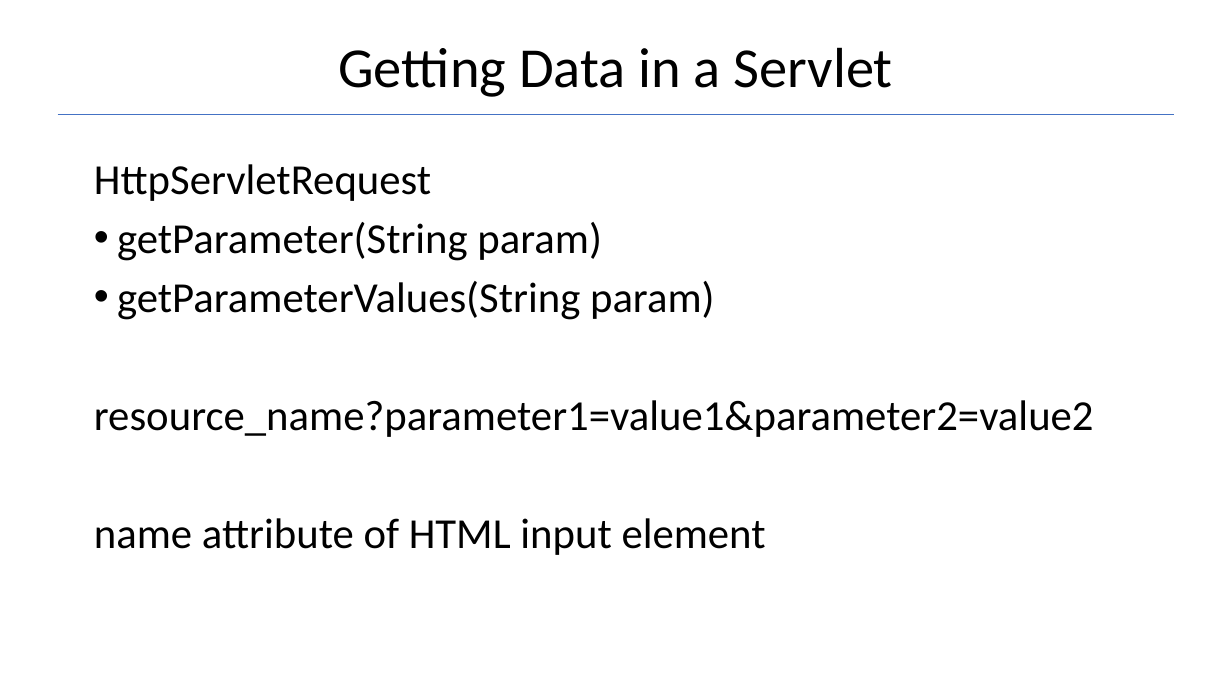
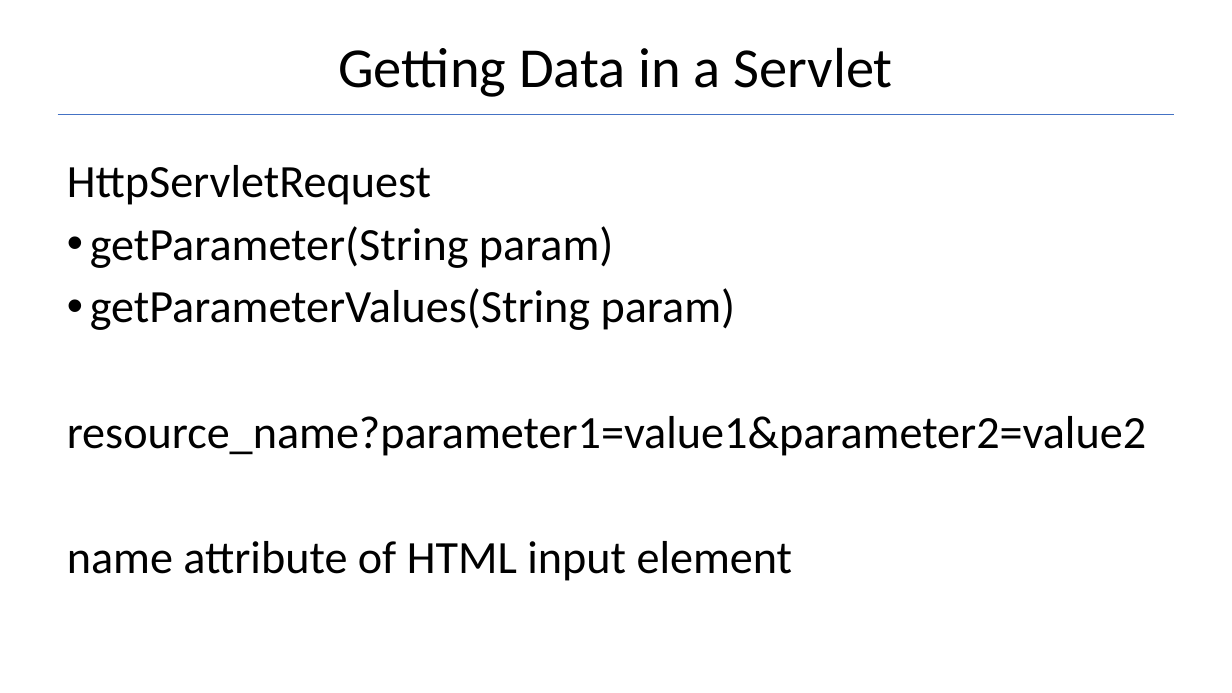
Before and after one commit to Garnik94/Levelup_presentations, a slide deck: slide 10 of Servlet/Servlet_Presentation.pptx. Drawn at 1232x693 pixels with LibreOffice and Linux fonts; fonts in the diff are those of the drawing. Boxes give left, top, right and bottom in pixels: in the first picture for what was removed or moved away, otherwise in the second. Text is boxed around its words. In the diff, an @@ line names an element or a change of style, - is before the commit and + after.

```diff
--- a/Servlet/Servlet_Presentation.pptx
+++ b/Servlet/Servlet_Presentation.pptx
@@ text "HttpServletRequest": place and size @@
-text "HttpServletRequest" at [94,164,1094,555]
+text "HttpServletRequest" at [67,165,1146,581]
@@ text "HttpServletRequest" at [67,165,1146,581]: size 33.3 to 36 pt @@
```
Also in this commit, not shown: 7 other slides changed, 2 other files.
